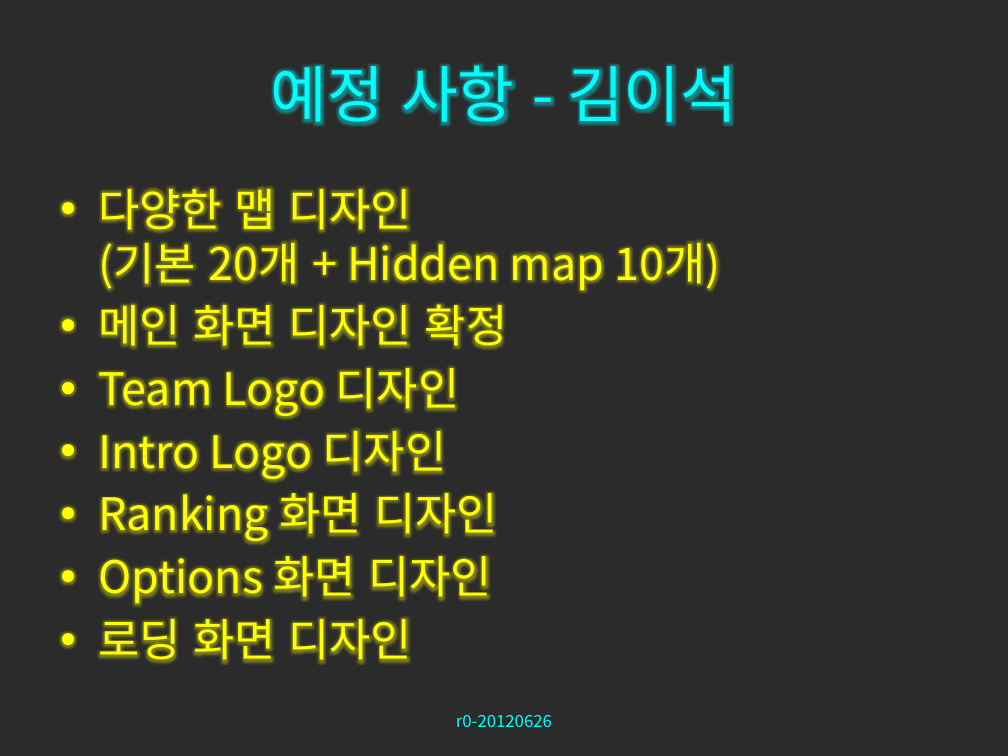
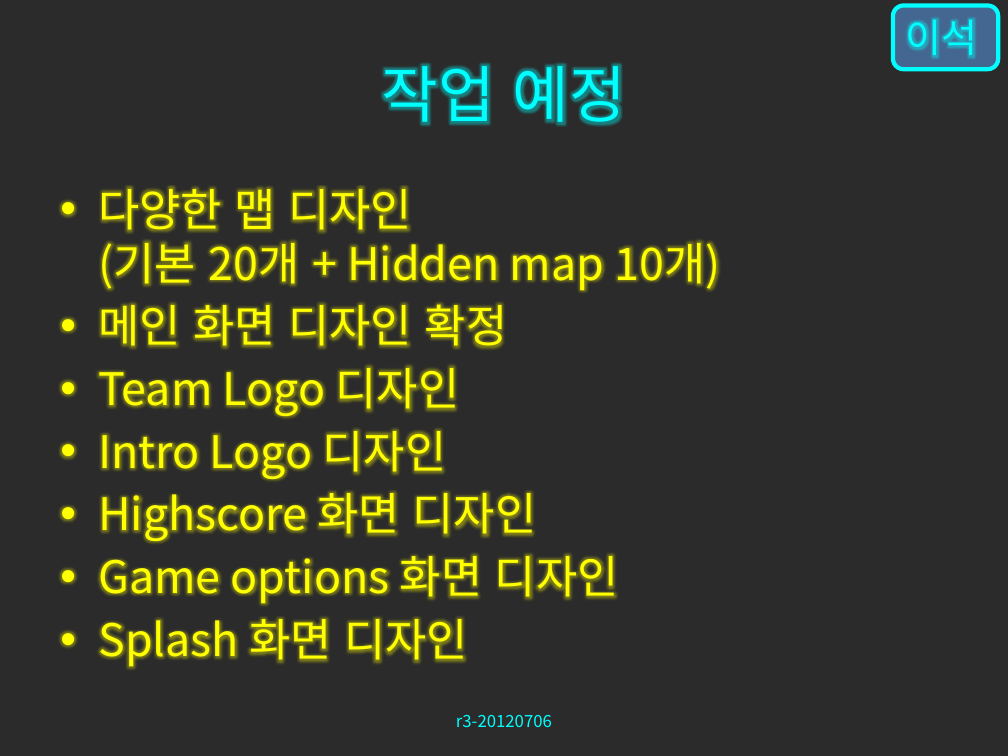
Before and after one commit to zwycid/dimension-drive-downside, a slide deck: slide 21 of presentation/중간발표.pptx (slide 20 before the commit). Drawn at 1008x756 pixels with LibreOffice and Linux fonts; fonts in the diff are those of the drawing; background and template pictures are left out; a plain dark background stands for a picture behind light text. Boxes give left, top, right and bottom in pixels: in the first picture for what was removed or moved away, otherwise in the second. Text is boxed around its words. In the diff, an @@ line names an element or a change of style, - is before the commit and + after.

```diff
--- a/presentation/중간발표.pptx
+++ b/presentation/중간발표.pptx
@@ rounded rectangle added at (x1=893, y1=5, x2=998, y2=69), fill #4F81BD at 70% opacity, outline #00FFFF 3 pt, 28 pt, text #00FFFF @@
+이석
@@ title at (x1=382, y1=54, x2=626, y2=133): text changed @@
-예정 사항 - 김이석
+작업 예정
@@ text at (x1=98, y1=492, x2=619, y2=667): text changed @@
-• Ranking 화면 디자인
-• Options 화면 디자인
-• 로딩 화면 디자인
+• Highscore 화면 디자인
+• Game options 화면 디자인
+• Splash 화면 디자인
@@ text at (x1=456, y1=715, x2=552, y2=727): text changed @@
-r0-20120626
+r3-20120706
```
Also in this commit, not shown: 24 other slides changed, 1 slide added, 2 other files.
